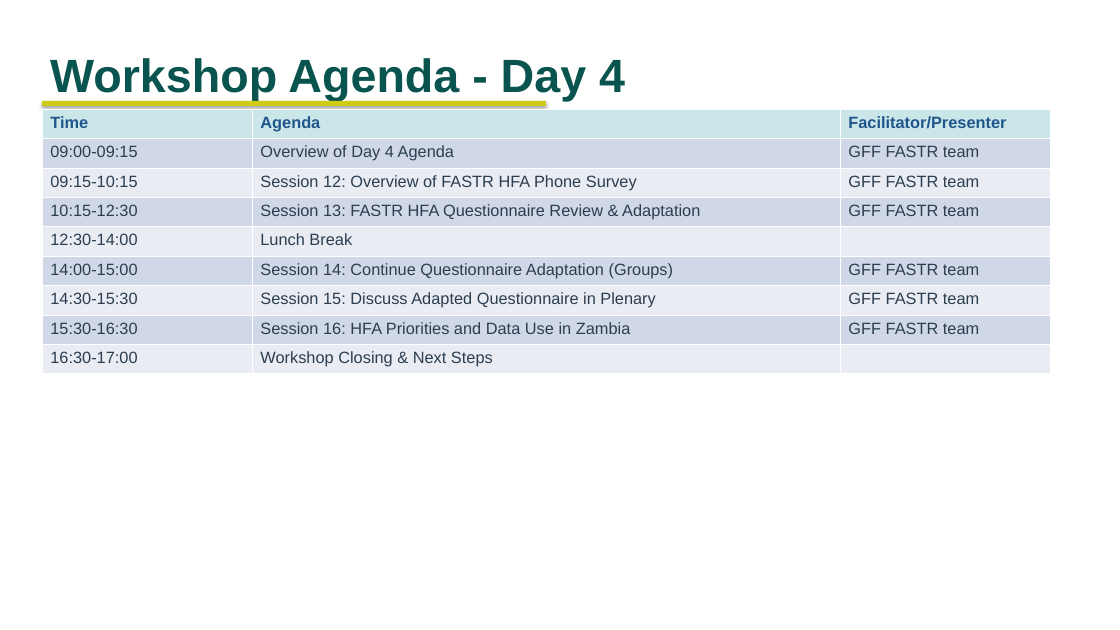
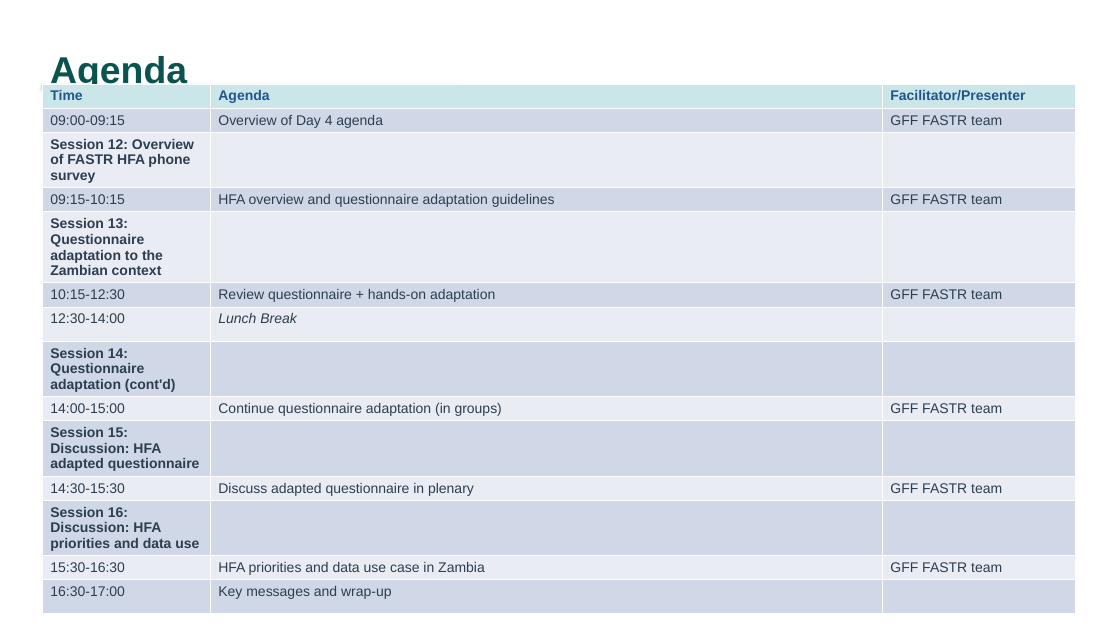
Before and after one commit to angelicalohdz/fastr-resource-hub, a slide deck: slide 5 of outputs/2026-zambia_deck.pptx. Drawn at 1120x630 pixels with LibreOffice and Linux fonts; fonts in the diff are those of the drawing. Boxes give left, top, right and bottom in pixels: in the first picture for what was removed or moved away, otherwise in the second. Text is boxed around its words. In the diff, an @@ line names an element or a change of style, - is before the commit and + after.

Commit message:
work on Zambia deck, updates to slides

```diff
--- a/outputs/2026-zambia_deck.pptx
+++ b/outputs/2026-zambia_deck.pptx
@@ text at [50, 56, 187, 91]: text changed; size 40 to 32 pt @@
-Workshop Agenda - Day 4
+Agenda
@@ table at [42, 84, 1075, 603] @@
-row 2: 09:00-09:15 | Overview of Day 4 Agenda | GFF FASTR team
-row 3: 09:15-10:15 | Session 12: Overview of FASTR HFA Phone Survey | GFF FASTR team
-row 4: 10:15-12:30 | Session 13: FASTR HFA Questionnaire Review & Adaptation | GFF FASTR team
+row 2: 09:00-09:15 | Overview of Day 4 agenda | GFF FASTR team
+row 3: Session 12: Overview of FASTR HFA phone survey |  | 
+row 4: 09:15-10:15 | HFA overview and questionnaire adaptation guidelines | GFF FASTR team
+row 5: Session 13: Questionnaire adaptation to the Zambian context |  | 
+row 6: 10:15-12:30 | Review questionnaire + hands-on adaptation | GFF FASTR team
-row 6: 14:00-15:00 | Session 14: Continue Questionnaire Adaptation (Groups) | GFF FASTR team
-row 7: 14:30-15:30 | Session 15: Discuss Adapted Questionnaire in Plenary | GFF FASTR team
-row 8: 15:30-16:30 | Session 16: HFA Priorities and Data Use in Zambia | GFF FASTR team
-row 9: 16:30-17:00 | Workshop Closing & Next Steps | 
+row 8: Session 14: Questionnaire adaptation (cont'd) |  | 
+row 9: 14:00-15:00 | Continue questionnaire adaptation (in groups) | GFF FASTR team
+row 10: Session 15: Discussion: HFA adapted questionnaire |  | 
+row 11: 14:30-15:30 | Discuss adapted questionnaire in plenary | GFF FASTR team
+row 12: Session 16: Discussion: HFA priorities and data use |  | 
+row 13: 15:30-16:30 | HFA priorities and data use case in Zambia | GFF FASTR team
+row 14: 16:30-17:00 | Key messages and wrap-up | 
@@ table: place and size @@
-table at [42, 109, 1050, 374]
+table at [42, 84, 1075, 603]
@@ rectangle: place and size @@
-rectangle at [42, 101, 546, 106]
+rectangle at [42, 84, 462, 88]
```
Also in this commit, not shown: 69 other slides changed, 40 slides added, 8 slides removed, 34 other files.
